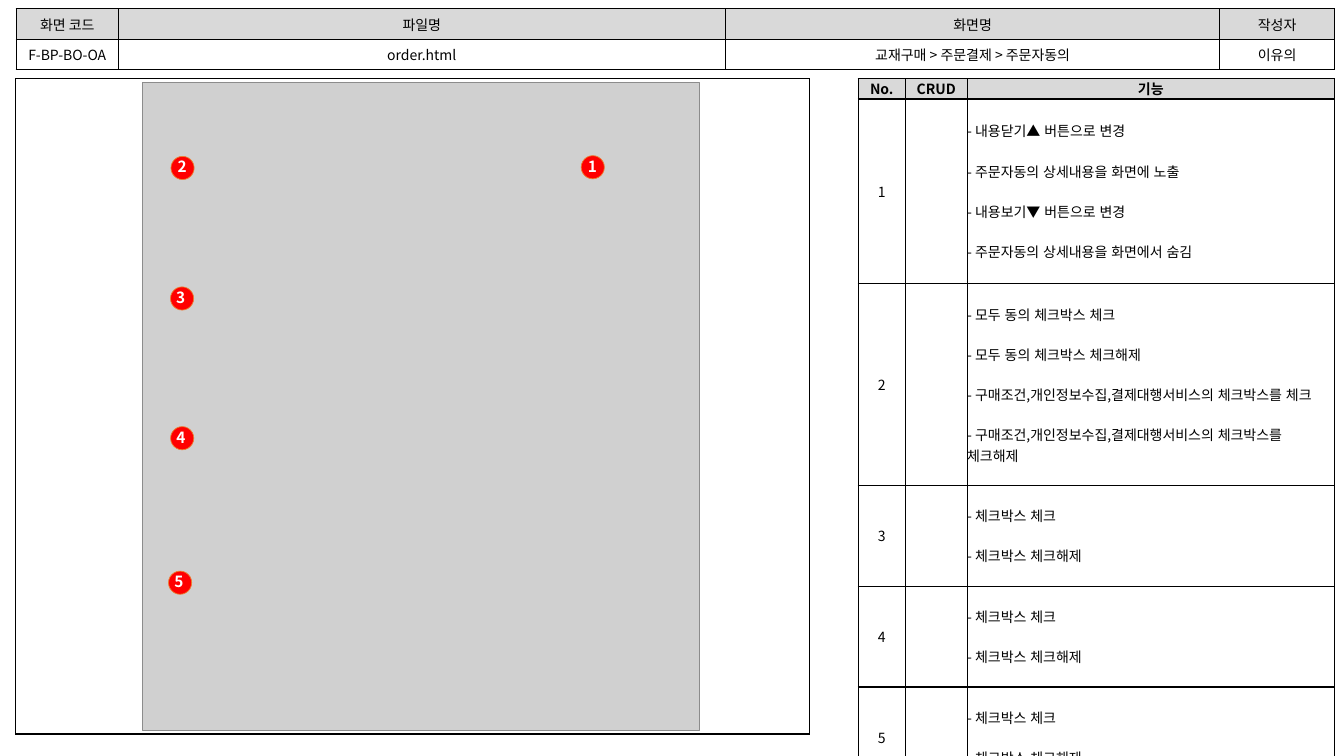
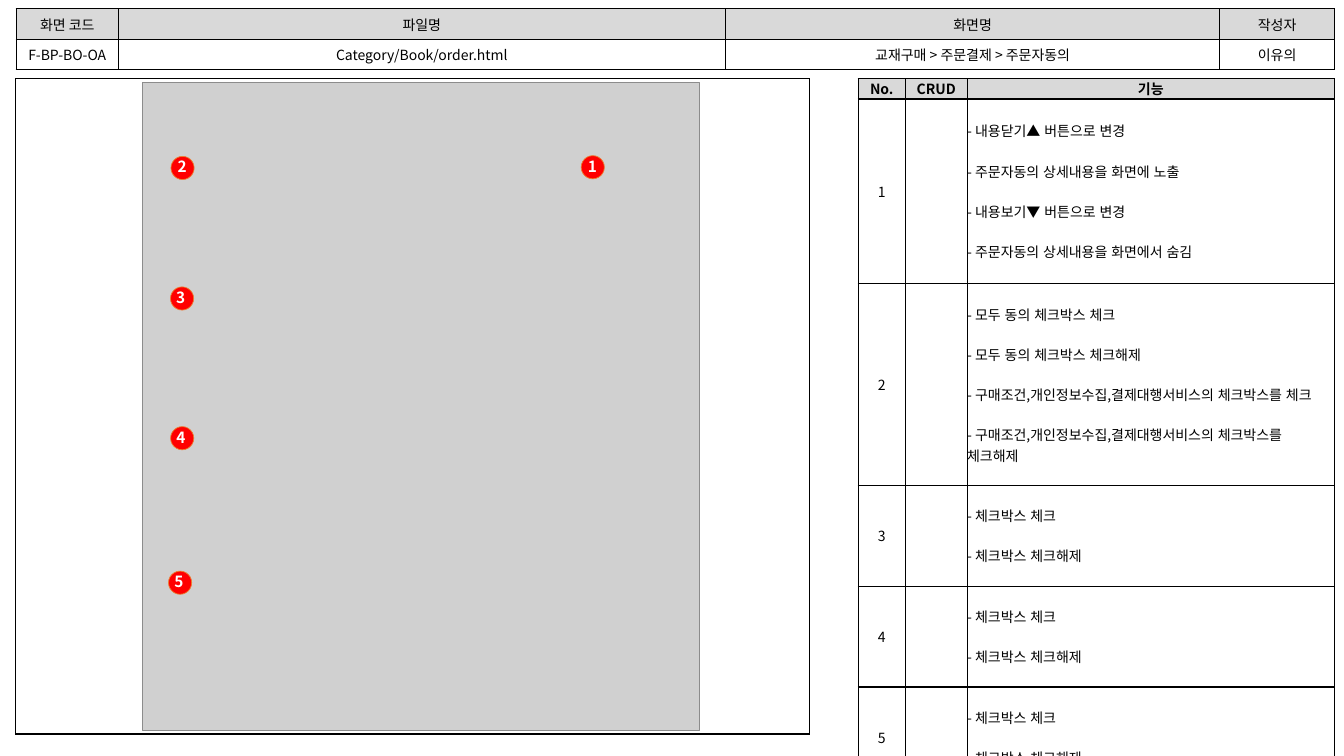
Before and after one commit to index506/cosmo6th_3thGroup, a slide deck: slide 6 of 3rd_Project/Category/Book/기능,화면,테스트 문서/3th_Project_화면 설계도(이유의).pptx. Drawn at 1344x756 pixels with LibreOffice and Linux fonts; fonts in the diff are those of the drawing; grey boxes stand for pictures. Boxes give left, top, right and bottom in pixels: in the first picture for what was removed or moved away, otherwise in the second. Text is boxed around its words. In the diff, an @@ line names an element or a change of style, - is before the commit and + after.

```diff
--- a/3rd_Project/Category/Book/기능,화면,테스트 문서/3th_Project_화면 설계도(이유의).pptx
+++ b/3rd_Project/Category/Book/기능,화면,테스트 문서/3th_Project_화면 설계도(이유의).pptx
@@ table at [16,9,1335,68] @@
-row 2, column 2: order.html
+row 2, column 2: Category/Book/order.html
```
Also in this commit, not shown: 8 other slides changed, 1 other file.
